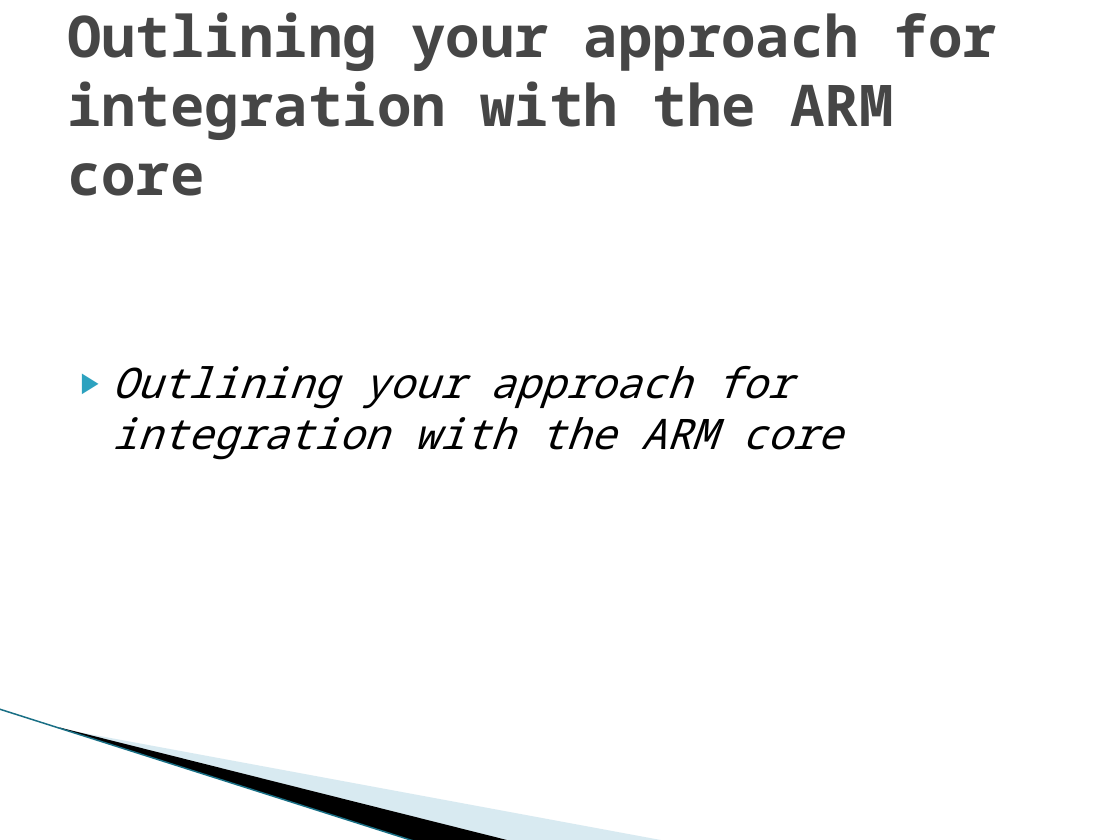
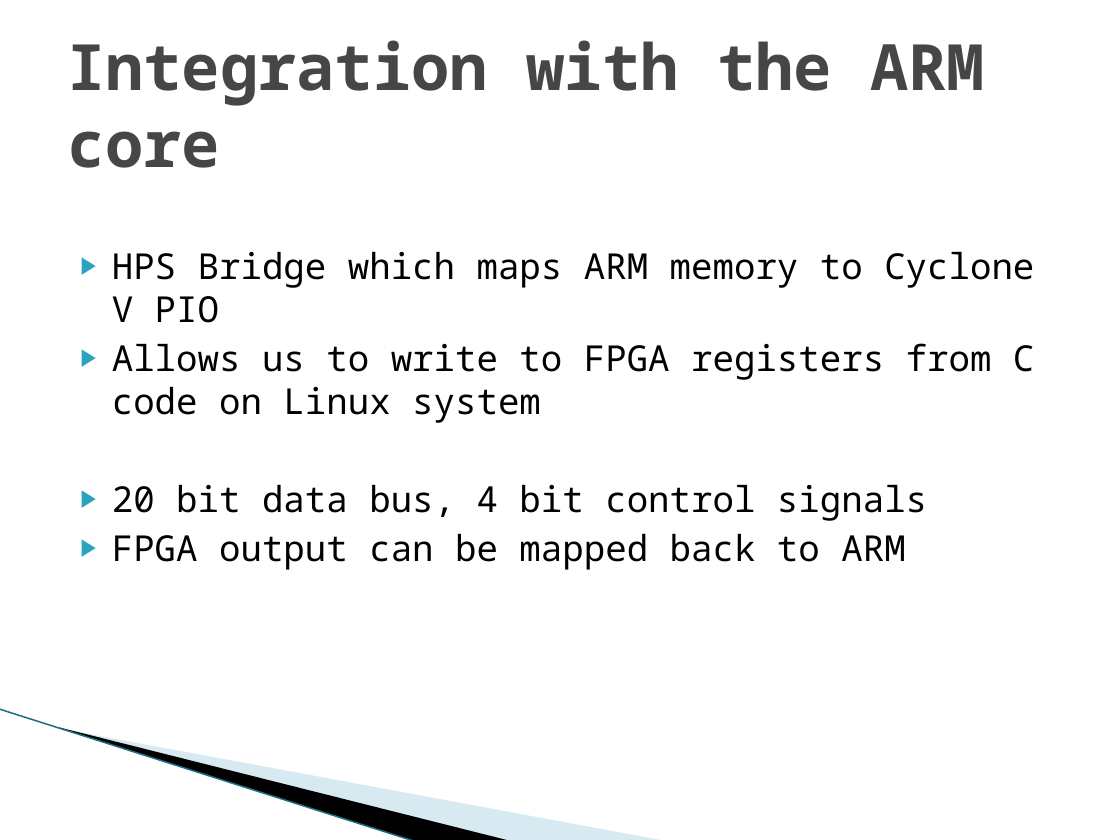
Before and after one commit to nz-Mark-Y/Object-Detection-SoC, a slide deck: slide 5 of documentation/Phase1.pptx. Drawn at 1120x840 pixels with LibreOffice and Linux fonts; fonts in the diff are those of the drawing; background and template pictures are left out. Boxes give left, top, right and bottom in pixels: in the first picture for what was removed or moved away, otherwise in the second. Text is boxed around its words. In the diff, an @@ line names an element or a change of style, - is before the commit and + after.

```diff
--- a/documentation/Phase1.pptx
+++ b/documentation/Phase1.pptx
@@ title at bbox=[67, 40, 985, 168]: text changed; size 36.9 to 41 pt @@
-Outlining your approach for integration with the ARM core
+Integration with the ARM core
@@ text at bbox=[112, 251, 1034, 570]: text changed; size 27 to 23 pt; italic off @@
-▶ Outlining your approach for integration with the ARM core
+▶ HPS Bridge which maps ARM memory to Cyclone V PIO
+▶ Allows us to write to FPGA registers from C code on Linux system
+▶ 20 bit data bus, 4 bit control signals
+▶ FPGA output can be mapped back to ARM
```
Also in this commit, not shown: 2 other slides changed, 2 slides added, 1 slide removed.
